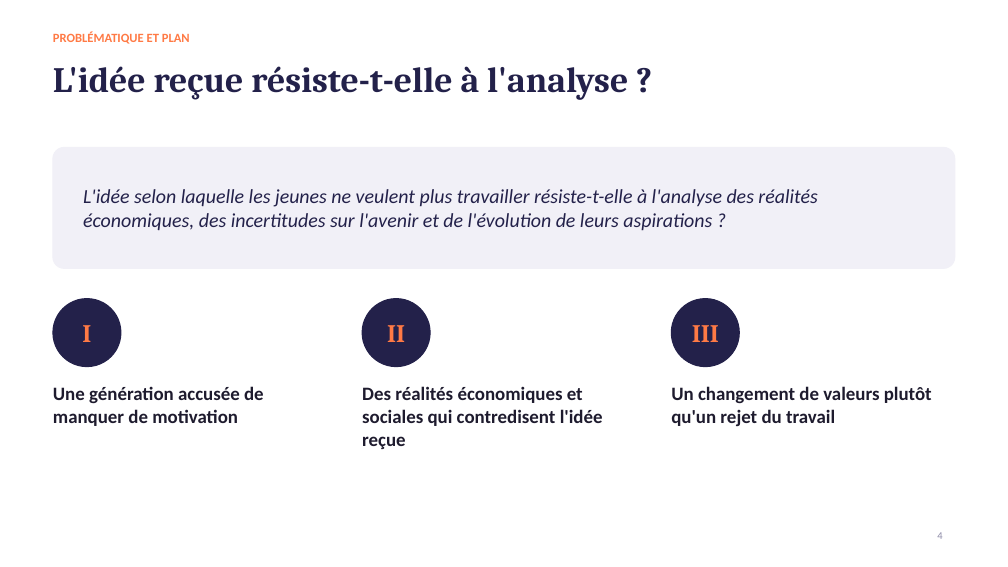
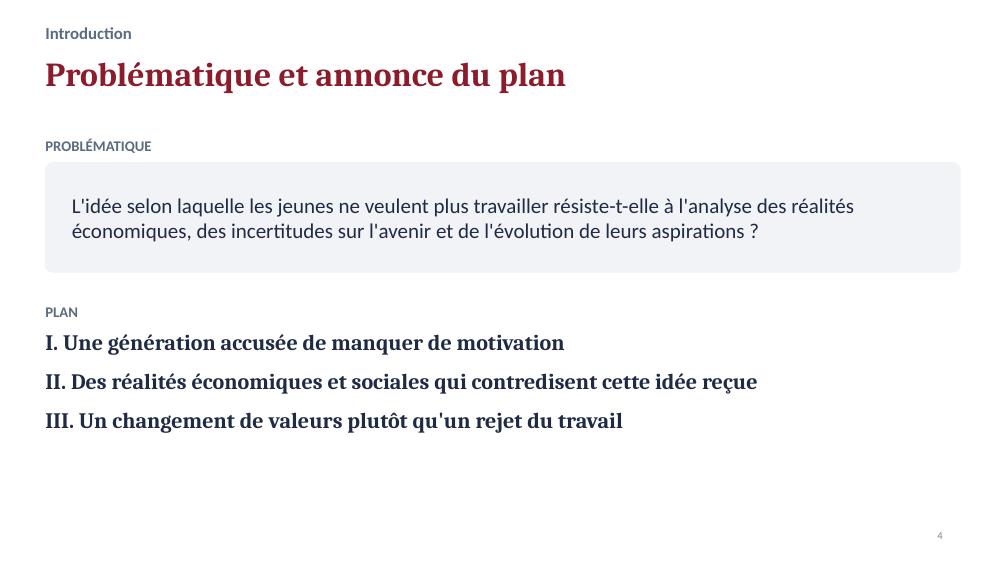
Before and after one commit to LibertadIA/main, a slide deck: slide 4 of Oral_Les_jeunes_et_le_travail.pptx. Drawn at 1008x567 pixels with LibreOffice and Linux fonts; fonts in the diff are those of the drawing. Boxes give left, top, right and bottom in pixels: in the first picture for what was removed or moved away, otherwise in the second. Text is boxed around its words. In the diff, an @@ line names an element or a change of style, - is before the commit and + after.

```diff
--- a/Oral_Les_jeunes_et_le_travail.pptx
+++ b/Oral_Les_jeunes_et_le_travail.pptx
@@ text at [45, 27, 132, 39]: text changed; size 12 to 16 pt; text colour #FF7A45 to #5B6B82 @@
-PROBLÉMATIQUE ET PLAN
+Introduction
@@ title at [45, 62, 567, 93]: text changed; size 34 to 32 pt; text colour #23214A to #8C1C2B @@
-L'idée reçue résiste-t-elle à l'analyse ?
+Problématique et annonce du plan
@@ text added at [45, 138, 151, 153], 14 pt, text #5B6B82, bold @@
+PROBLÉMATIQUE
@@ rounded rectangle: place and size @@
-rounded rectangle at [53, 147, 955, 268]
+rounded rectangle at [45, 163, 960, 272]
@@ rounded rectangle at [45, 163, 960, 272]: fill #F1F0F7 to #F2F3F7; outline #F1F0F7 1 pt to #F2F3F7 1 pt; proportions changed @@
@@ text "L'idée selon laquelle les jeunes ...": place and size @@
-text "L'idée selon laquelle les jeunes ..." at [83, 189, 817, 231]
+text "L'idée selon laquelle les jeunes ..." at [72, 198, 854, 242]
@@ text "L'idée selon laquelle les jeunes ..." at [72, 198, 854, 242]: size 19 to 20 pt, text colour #23214A to #1F2A44, italic off @@
@@ ellipse removed at [53, 299, 121, 367] @@
@@ ellipse removed at [362, 299, 430, 367] @@
@@ ellipse removed at [671, 299, 740, 367] @@
@@ text added at [45, 307, 78, 317], 14 pt, text #5B6B82, bold @@
+PLAN
@@ text removed at [82, 325, 91, 342] @@
-I
@@ text removed at [387, 325, 405, 342] @@
-II
@@ text removed at [692, 325, 719, 342] @@
-III
@@ text added at [45, 334, 758, 433], 21 pt, text #1F2A44, bold @@
+I. Une génération accusée de manquer de motivation
+II. Des réalités économiques et sociales qui contredisent cette idée reçue
+III. Un changement de valeurs plutôt qu'un rejet du travail
@@ text removed at [53, 386, 264, 426] @@
-Une génération accusée de manquer de motivation
@@ text removed at [362, 386, 603, 449] @@
-Des réalités économiques et sociales qui contredisent l'idée reçue
@@ text removed at [671, 386, 932, 426] @@
-Un changement de valeurs plutôt qu'un rejet du travail
```
Also in this commit, not shown: 9 other slides changed, 9 slides added, 6 slides removed.
